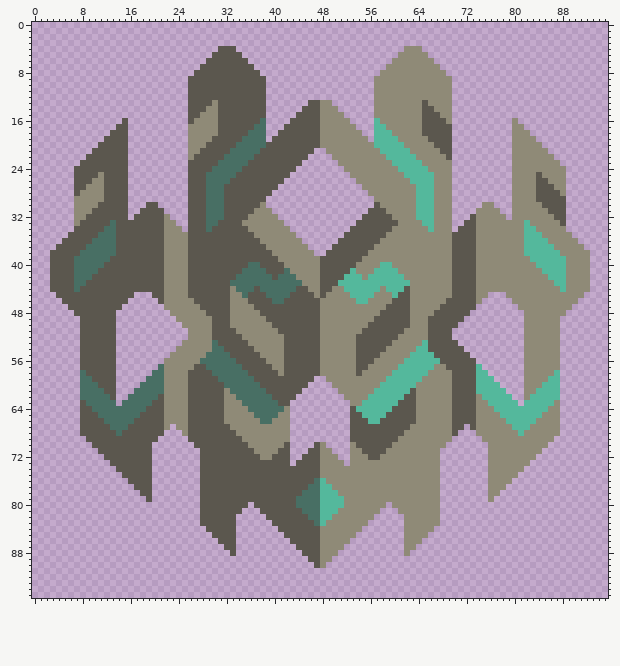
Edited in one commit: sprite sheet (sprites/blocks/turrets/item/typhoon/03c-15-typhoon-preview.png). Above is the file before it was changed.
The file is 96x96 pixels.
After:
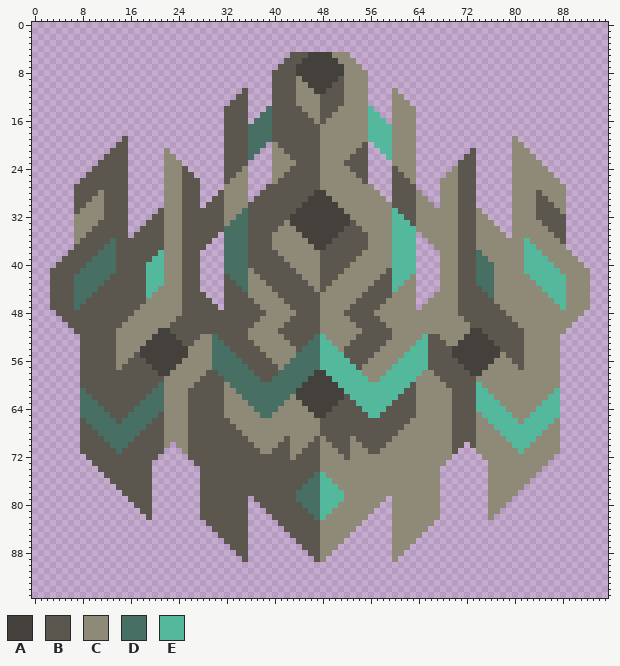
Palette (. is transparent): A #44413c  B #5b574e  C #8f8a77  D #486f64  E #54b89c
What changed:
Changed rows in their new state; - is an unchanged pixel.
first column x 3:
 4 ----------------------------...----------------------------...----------------------------
 5 ---------------------------.....--------BBBAAAACCC--------.....---------------------------
 6 --------------------------.......------BBBAAAAAACCC------.......--------------------------
 7 -------------------------.........----BBBAAAAAAAACCC----.........-------------------------
 8 ------------------------...........--BBBBAAAAAAAACCCC--...........------------------------
 9 -----------------------.............-BBBBCAAAAAABCCCC-.............-----------------------
10 -----------------------.............-BBBBCCAAAABBCCCC-.............-----------------------
11 -----------------------.........-...-BBBBCCCAABBBCCCC-...-.........-----------------------
12 -----------------------........--...-BBBBCCCCBBBBCCCC-...--........-----------------------
13 -----------------------.......---...-BBBBCCCCBBBBCCCC-...---.......-----------------------
14 -----------------------......----...DBBBBBCCCBBBCCCCCE...----......-----------------------
15 -----------------------......----..DDBBBB--CCBB--CCCCEE..----......-----------------------
16 ------------.----------......----.D-DBBB----CB----CCCE-E.----......----------.------------
17 -----------..----------......----D--DBB------------CCE--E----......----------..-----------
18 ----------...----------......-------DB--------------CE-------......----------...----------
19 ---------...-----------......---B---D----------------E---C---......-----------...---------
20 --------...------------......--BB---.C--------------B.---CC--......------------...--------
21 -------...---------C---......-BBB--..CC-----BC-----BB..--CCC-......---B---------...-------
22 ------...----------CC--......BBBB-...CCC---BBCC---BBB...-CCCC......--BB----------...------
23 -----...-----------CCC-......BBBB....CCCC-BBBCCC-BBBB....CCCC......-BBB-----------...-----
24 ----...------------CCCB......BBBC....CCC-BBBBCCCC-BBB....BCCC......CBBB------------...----
25 ----..--B----------CCCB-.....BBCC....CC-BBBBBCCCCC-BB....BBCC.....-CBBB----------C--..----
26 ----.--BB----------CCCB--....BCCC....C-BBBBBBCCCCCC-B....BBBC....--CBBB----------CC--.----
27 ------BBB----------CCCB--....CCCC...--BBBBBBBCCCCCCC--...BBBB....--CBBB----------CCC------
28 -----BBB-----------CCCB--...BCCCC..--BBBBBBBAACCCCCCC--..BBBBC...--CBBB-----------CCC-----
29 ----BBB------------CCCB--..BBCCCC.--BBBBBBBAAAACCCCCCC--.BBBBCC..--CBBB------------CCC----
30 ----BB--C-------..-CCCB--.BBBCCCC--BBBBBBBAAAAAACCCCCCC--BBBBCCC.--CBBB-..-------B--CC----
31 ----B--CC------...-CCCB---BBBCCCD-BBBBBBBAAAAAAAACCCCCCC-EBBBCCC---CBBB-...------BB--C----
32 ------CCC-----...---CCB---BBBCCDDBBBBBBBAAAAAAAAAACCCCCCCEEBBCCC---CBB---...-----BBB------
33 -----CCC--B--...-----CB---BB-CDDDBBBBBBCAAAAAAAAAABCCCCCCEEEB-CC---CB-----...--C--BBB-----
34 ----CCC--BB--..-------B---B--DDDDBBBBB--CAAAAAAAAB--CCCCCEEEE--C---C-------..--CC--BBB----
35 ---.CC--BBB--.--------B-----.DDDD-BBB----CAAAAAAB----CCC-EEEE.-----C--------.--CCC--BB.---
36 --..C--BBB------------B----..DDDD--BB-----CAAAAB-----CC--EEEE..----C------------CCC--B..--
37 -...--BBB-------------B---...DDDD---B------CAAB------C---EEEE...---C-------------CCC--...-
38 ...--BBB----------E---B--....DDDD----B------CB------C----EEEE....--C---D----------CCC--...
39 ..--BBB---D------EE---B--....DDDD-----B------------C-----EEEE....--C---DD------E---CCC--..
40 .---BB---DD-----EEE---B--....DDDDBB----B----------C----CCEEEE....--C---DDD-----EE---CC---.
41 ----B---DDD-----EEE---B--....DDD-CBB---BB--------CC---CCB-EEE....--C---DDD-----EEE---C----
42 -------DDD------EEE---B--....-D--CCBB-BBBB------CCCC-CCBB--E-....--C---DDD------EEE-------
43 ------DDD-------EEE---B--....-B--CCCBBBBBBB----CCCCCCCBBB--C-....--C---DDD-------EEE------
44 -----DDD--------EEC---B--....-BB-CCCCBBBB--B--C--CCCCBBBB-CC-....--C---BDD--------EEE-----
45 B---DDD-------BBECC---B---...-BBBCCCCCBB----BC----CCBBBBBCCC-...---C---BBDCC-------EEE---C
46 BB--DD-------BBBCCC---BB---..-BBB-CCCCC------------BBBBB-CCC-..---CC---BBBCCC-------EE--CC
47 BBB-D-------BBBCCCC---BBB---.-BBBB-CCCCC----------BBBBB-CCCC-.---CCC---BBBBCCC-------E-CCC
48 -BBB-------BBBCCCCCC--BBBB----BBBBB-CCCCC--------BBBBB-CCCCC----CCCC--BBBBBBCCC-------CCC-
49 --BBB------BBCCCCCCCCBBBBBB---BBBBB-CCCC----------BBBB-CCCCC---CCCCCCBBBBBBBBCC------CCC--
50 ---BB------BCCCCCCCCBBBBBBB---BBBB---CC------------BB---CCCC---CCCCCCCBBBBBBBBC------CC---
51 ----B------CCCCCCCAABBBBBBB----BB------------------------CC----CCCCCCCAABBBBBBB------C----
52 -----------CCCCCCAAAABBBB--D----B-----------DE-----------C----E--CCCCAAAABBBBBB-----------
53 -----------CCCCCAAAAAABB----D----B-----C---DDEE---B-----C----E----CCAAAAAABBBBB-----------
54 -----------CCCCAAAAAAAA------D----B----CC-DDDEEE-BB----C----E------AAAAAAAABBBB-----------
55 -----------CCCBAAAAAAAA---C---D----B---CCDDDDEEEEBB---C----E---B---AAAAAAAACBBB-----------
56 -----------CCBBBAAAAAA---CC----D----B--CDDDDDEEEEEB--C----E----BB---AAAAAACCCBB-----------
57 -----------CBBBBBAAAA---CCC-----D----B-DDDDDDEEEEEE-C----E-----BBB---AAAACCCCCB-----------
58 -----B-----BBBBBBBAA---CCC-B-----D----DDDDDDAAEEEEEE----E-----C-BBB---AACCCCCCC-----C-----
59 -----BB----BBBBBBBB----CC---B-----D--DDDDDDAAAAEEEEEE--E-----C---BB----CCCCCCCC----CC-----
60 -----BBB---BBBBBBB-----C-----C-----DDDDDDDAAAAAAEEEEEEE-----B-----B-----CCCCCCC---CCC-----
61 ------BBB--BBBBBB-------------C-----DDDDDAAAAAAAAEEEEE-----B-------------CCCCCC--CCC------
62 -------BBB-BBBBB--D------------C-----DDDCAAAAAAAABEEE-----B------------E--CCCCC-CCC-------
63 -----D--BBBBBBB--DD-------------C-----DCCCAAAAAABBBE-----B-------------EE--CCCCCCC--E-----
64 -----DD--BBBBB--DDD--------------C----C-CCCAAAABBB-B----B--------------EEE--CCCCC--EE-----
65 -----DDD--BBB--DDD----------------C--C--CCCCAABBBB--B--B----------------EEE--CCC--EEE-----
66 ------DDD--B--DDD------------B-----CC---CCCCCBBBBB---BB-----C------------EEE--C--EEE------
67 -------DDD---DDD----C---------B---------CCCCCBBBBB---------C---------B----EEE---EEE-------
68 --------DDD-DDD----CCC---------B--------CCCCCBBBBB--------C---------BBB----EEE-EEE--------
69 -----B---DDDDD----BCCCC---------B------BCCCCBCBBBBC------C---------BBBBC----EEEEE---C-----
70 -----BB---DDD----BBC-CCB---------B----B-CCCB--CBBB-C----C---------CBB-BCC----EEE---CC-----
71 -----BBB---D-----BB---CBB---------B--B--CCB----CBB--C--C---------CCB---CC-----E---CCC-----
72 ------BBB--------B-----BB----------BB---CB------CB---CC----------CC-----C--------CCC------
73 -------BBB--------------B---------------B--------C---------------C--------------CCC-------
74 --------BBB--------------------------------------------------------------------CCC--------
75 ---------BBB--------------------------------DE--------------------------------CCC---------
76 ----------BBB------------------------------D--E------------------------------CCC----------
77 -----------BBB----------------------------D----E----------------------------CCC-----------
78 ------------BBB--------------------------D------E--------------------------CCC------------
79 -------------BBB-----------------.----------------------.-----------------CCC-------------
80 --------------BBB-----------------.------B------C------.-----------------CCC--------------
81 ---------------BB---------------B--.------B----C------.--C---------------CC---------------
82 ----------------B--------------BB---.------B--C------.---CC--------------C----------------
83 -------------------------.-----BB----.------BC------.----CC-----.-------------------------
84 --------------------------.----BB-----.------------.-----CC----.--------------------------
85 ---------------------------.---BB------.----------.------CC---.---------------------------
86 ----------------------------.--BB-------.--------.-------CC--.----------------------------
87 -----------------------------.-BB--------.------.--------CC-.-----------------------------
88 ------------------------------.BB---------.----.---------CC.------------------------------
89 --------------------------------B----------.--.----------C--------------------------------
90 --------------------------------------------..--------------------------------------------
Where, in picture pixels (left, top, right, bottom), the same in both pictures:
changed: (50, 46, 590, 568)
